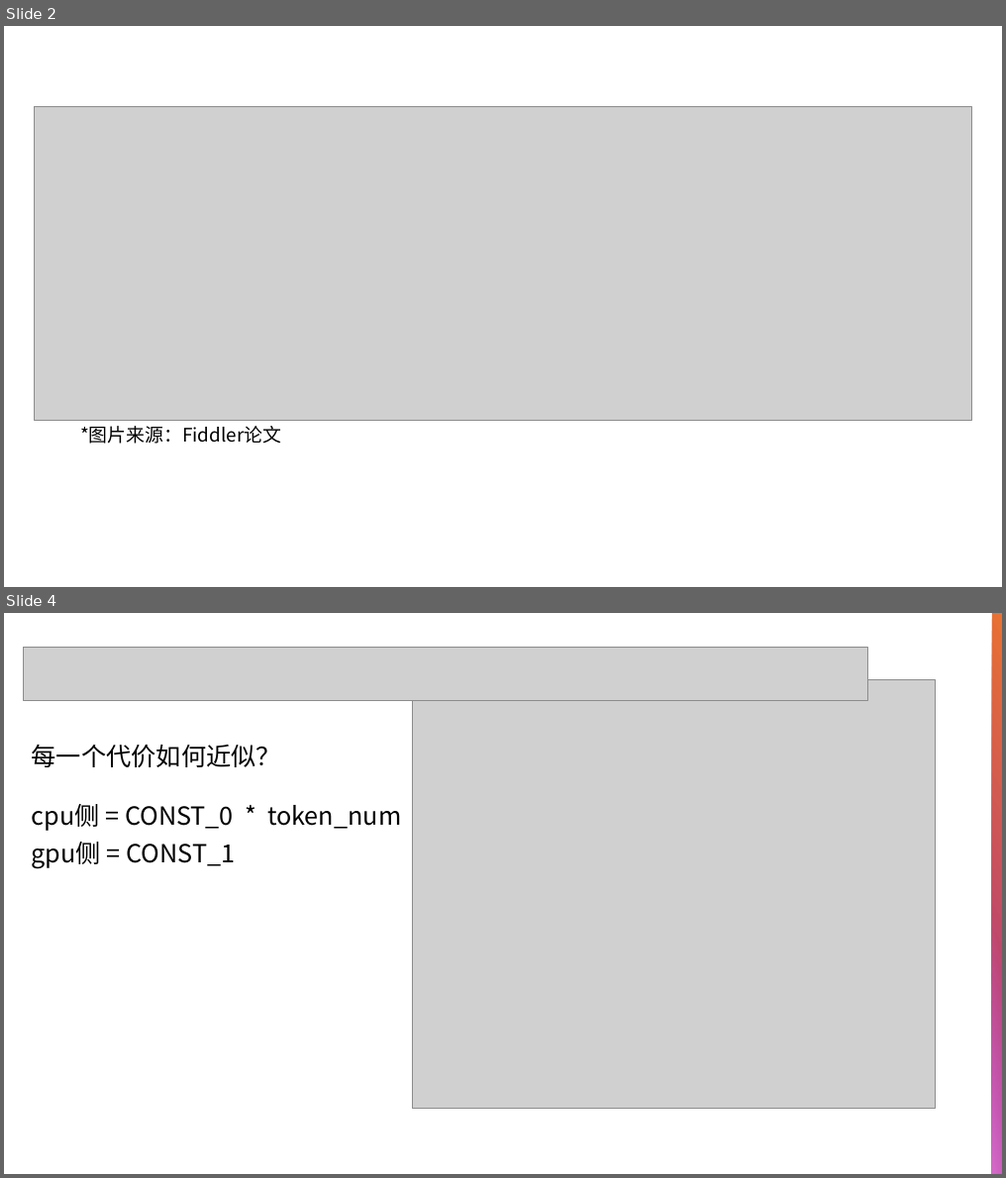
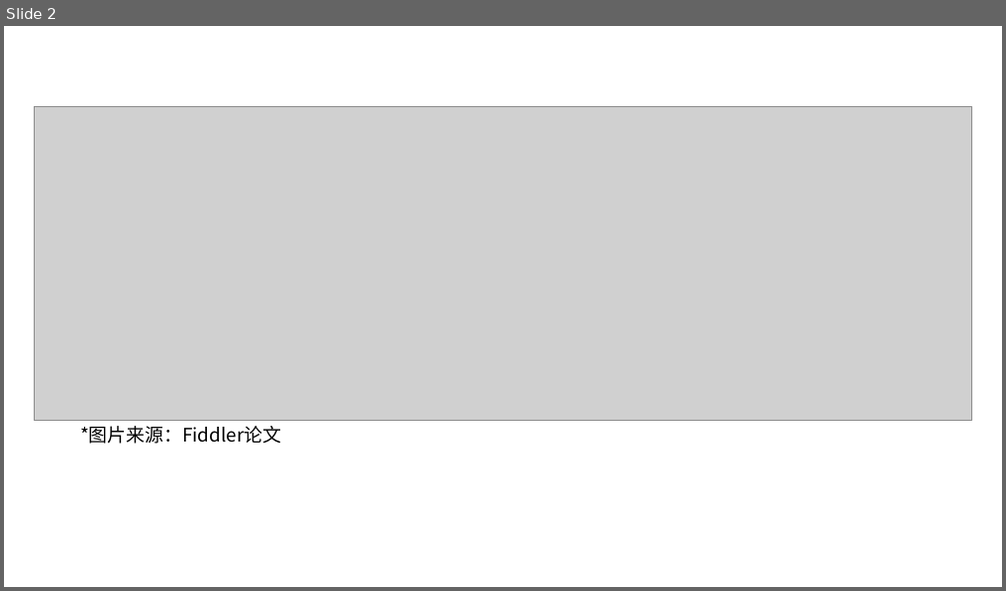
Before and after one commit to yyj6666667/fiddler, a slide deck: CPU.pptx. Shown one above the other, each under a label of ours: slides 2 and 4 before the commit, slide 2 after it; the slides between them are not shown. The pictures are 1006x1178 and 1006x591 pixels, drawn with LibreOffice and Linux fonts; fonts in the diff are those of the drawing; grey boxes stand for pictures. Boxes give left, top, right and bottom in pixels: in the first picture for what was removed or moved away, otherwise in the second. Text is boxed around its words. In the diff, an @@ line names an element or a change of style, - is before the commit and + after.

```diff
--- a/CPU.pptx
+++ b/CPU.pptx
@@ slide 4 removed at box(4, 613, 1002, 1174), background #FFFFFF @@
@@ rectangle removed at box(992, 613, 1002, 1174) @@
@@ picture removed at box(24, 647, 867, 701) @@
@@ picture removed at box(412, 679, 936, 1109) @@
@@ text removed at box(32, 745, 401, 869) @@
-每一个代价如何近似？
-cpu侧 = CONST_0 * token_num
-gpu侧 = CONST_1
@@ rectangle removed at box(992, 902, 1002, 1174) @@
```
Also in this commit, not shown: 5 slides changed, 6 slides added, 1 other file.
